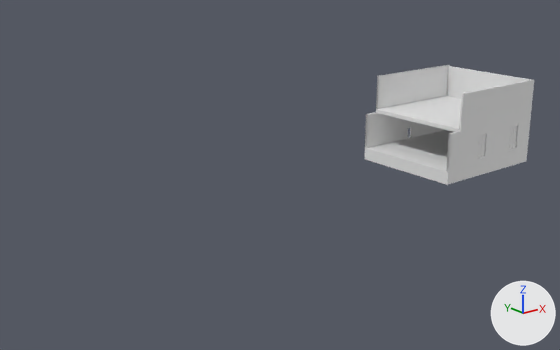
A saved change to the FBX model Content/Meshes/Mansion/Ballroom/SM_Ballroom.fbx.
Before and after are seen from a camera (50 mm lens) standing at (-30.0, -87.7, 41.2) and looking at (44.4, 5.2, 4.0). Every picture has the same lights, and +X, +Y and +Z are marked at lower right. Materials are left out; every surface is plain grey. Where no turn or scale is listed for an object, it has been applied to the vertices.

In view in the first picture: 'Floor_Ballroom', 'Floor_Bedroom', 'Wall_Back_BallRoom', 'Wall_Left_Ballroom', 'Wall_Left_Bedroom', 'Wall_Right_Ballroom1', 'polySurface4', 'polySurface5'.
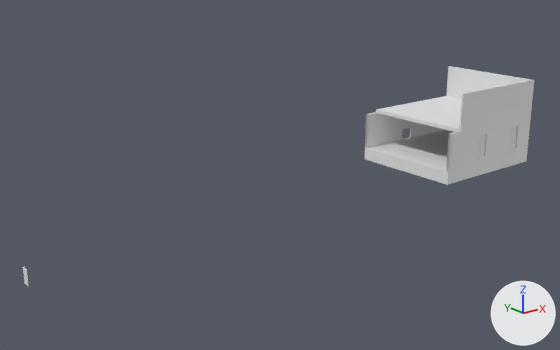
Scene script edits in JSON lines:
```json
{"op": "add", "block": "me_mesh_1", "code": ["me_mesh_1 = bpy.data.meshes.new('Mesh')", "me_mesh_1.from_pydata(...)  # 120 vertices, 110 faces; spans x -0.09..0.16, y -1.18..0.0, z 0.0..2.23"]}
{"op": "remove", "block": "ob_wall_left_bedroom", "code": ["ob_wall_left_bedroom = bpy.data.objects.new('Wall_Left_Bedroom', me_mesh_005)", "ob_wall_left_bedroom.location = (95.3, 13.7, 8.4)"]}
{"op": "add", "block": "ob_door_ballroom", "code": ["ob_door_ballroom = bpy.data.objects.new('Door_Ballroom', me_mesh_1)", "ob_door_ballroom.location = (0.0, 0.0, 0.0)"]}
```

Location of each change, (x1, y1, x2, y2) in pixels of the pictures (560 x 350 px):
```json
{"object": "Wall_Left_Bedroom", "change": "deleted", "before": [376, 65, 450, 109]}
{"object": "Door_Ballroom", "change": "added", "after": [23, 267, 29, 286]}
```
